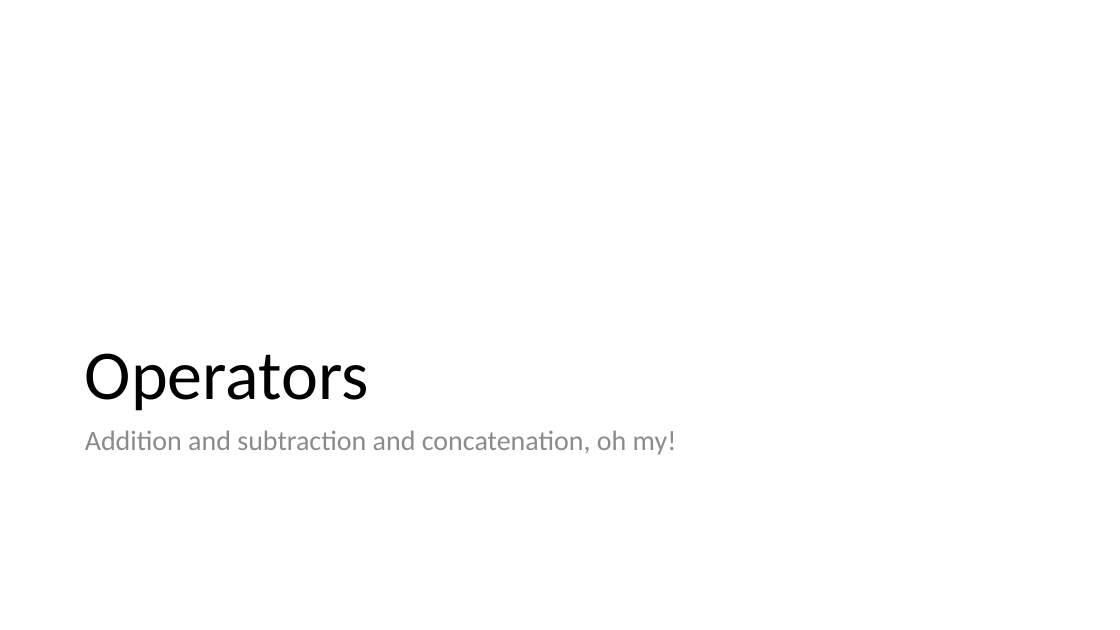
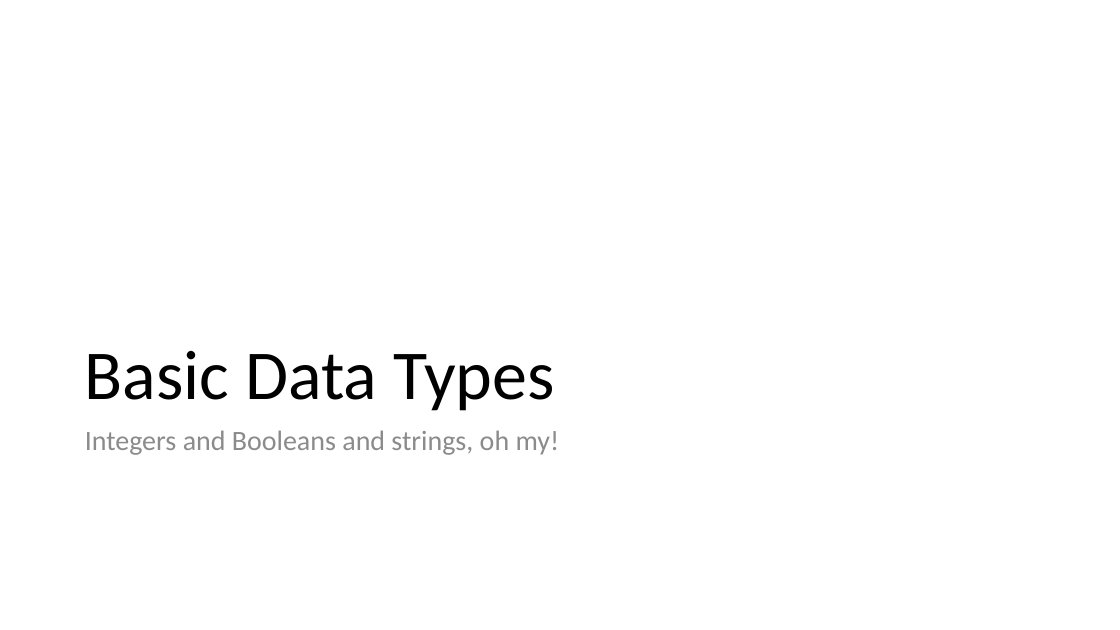
Before and after one commit to PHPEmbark/curriculum, a slide deck: slide 8 of course/1 - Basic Programming/Basics Of Programming.pptx (slide 19 before the commit). Drawn at 1120x630 pixels with LibreOffice and Linux fonts; fonts in the diff are those of the drawing. Boxes give left, top, right and bottom in pixels: in the first picture for what was removed or moved away, otherwise in the second. Text is boxed around its words. In the diff, an @@ line names an element or a change of style, - is before the commit and + after.

```diff
--- a/course/1 - Basic Programming/Basics Of Programming.pptx
+++ b/course/1 - Basic Programming/Basics Of Programming.pptx
@@ title at [85, 351, 555, 411]: text changed @@
-Operators
+Basic Data Types
@@ text at [85, 430, 560, 455]: text changed @@
-Addition and subtraction and concatenation, oh my!
+Integers and Booleans and strings, oh my!
```
Also in this commit, not shown: 3 other slides changed, 1 slide added, 1 slide removed.
